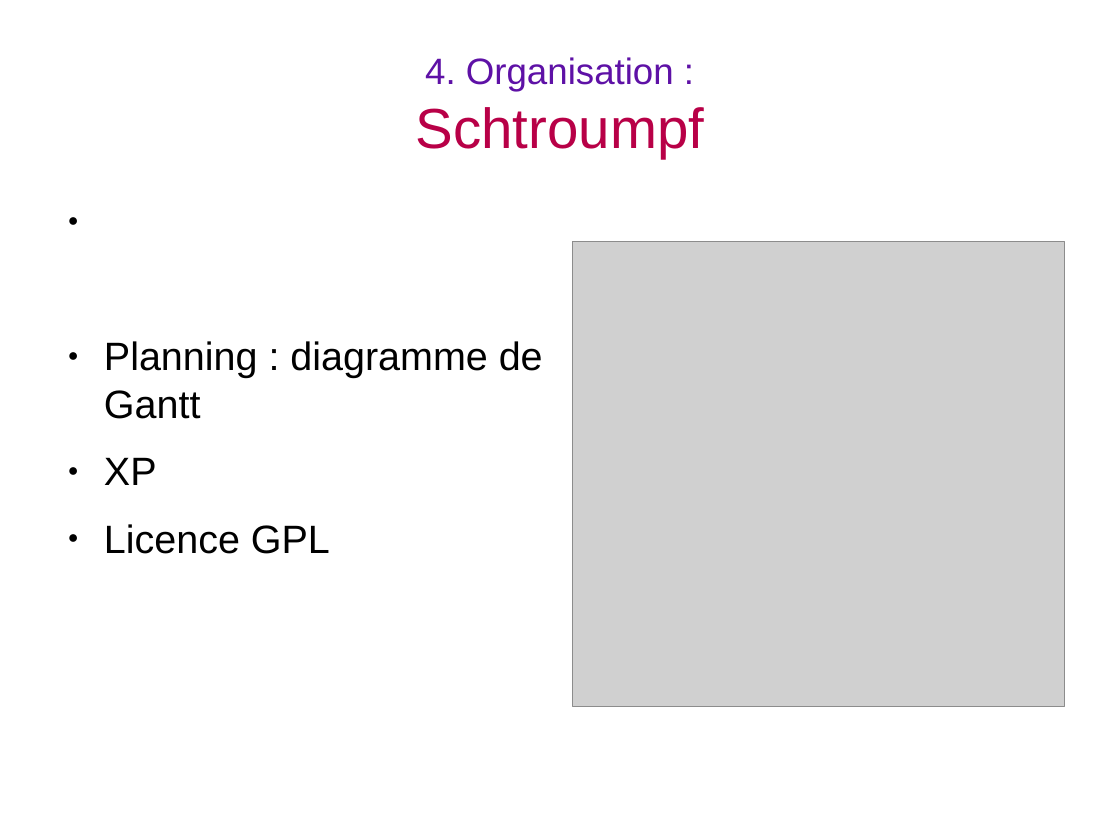
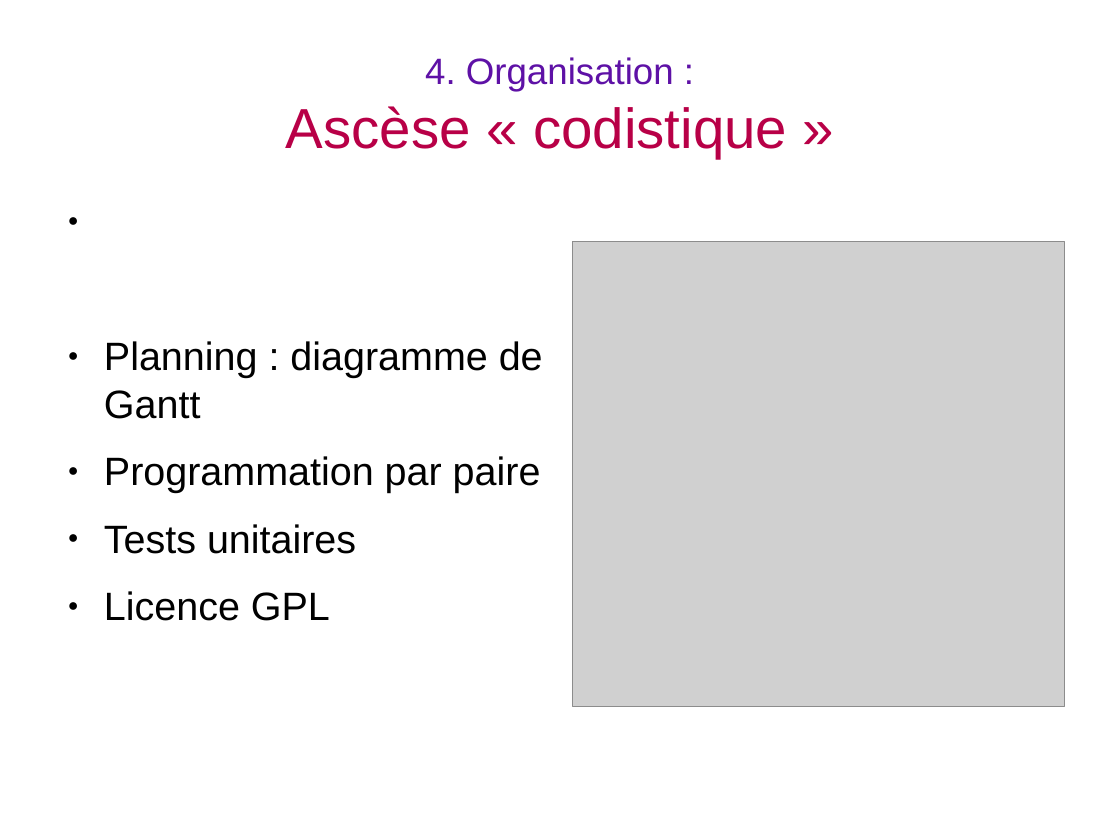
Before and after one commit to BackupTheBerlios/visidia-svn, a slide deck: slide 26 of trunk/doc/soutenance/soutenance.odp. Drawn at 1120x840 pixels with LibreOffice and Linux fonts; fonts in the diff are those of the drawing; grey boxes stand for pictures. Boxes give left, top, right and bottom in pixels: in the first picture for what was removed or moved away, otherwise in the second. Text is boxed around its words. In the diff, an @@ line names an element or a change of style, - is before the commit and + after.

```diff
--- a/trunk/doc/soutenance/soutenance.odp
+++ b/trunk/doc/soutenance/soutenance.odp
@@ title at <box>286,57,787,158</box>: text changed; size 26 to 40 pt; text colour #5E11A6 to #B80047 @@
-4. Organisation :
-Schtroumpf
+4. Organisation :
+Ascèse « codistique »
@@ text at <box>104,456,541,554</box>: text changed @@
-● XP
+● Programmation par paire
+● Tests unitaires
```
Also in this commit, not shown: 7 other slides changed, 3 slides added, 3 slides removed, 3 other files.
